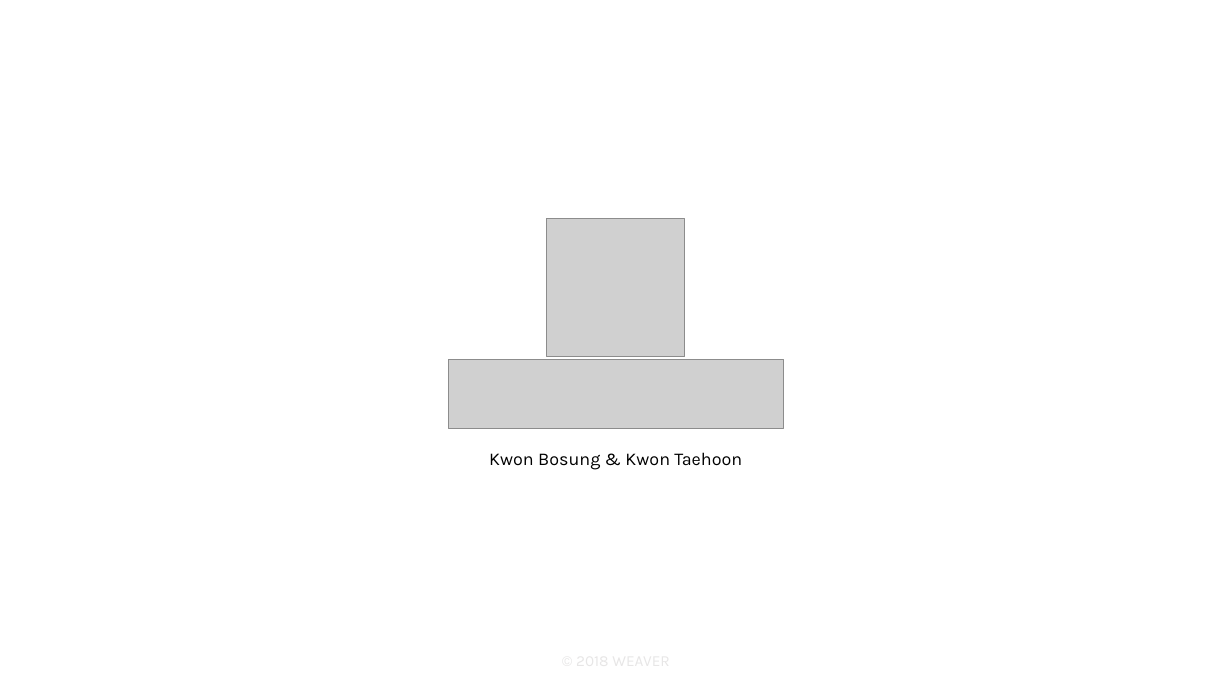
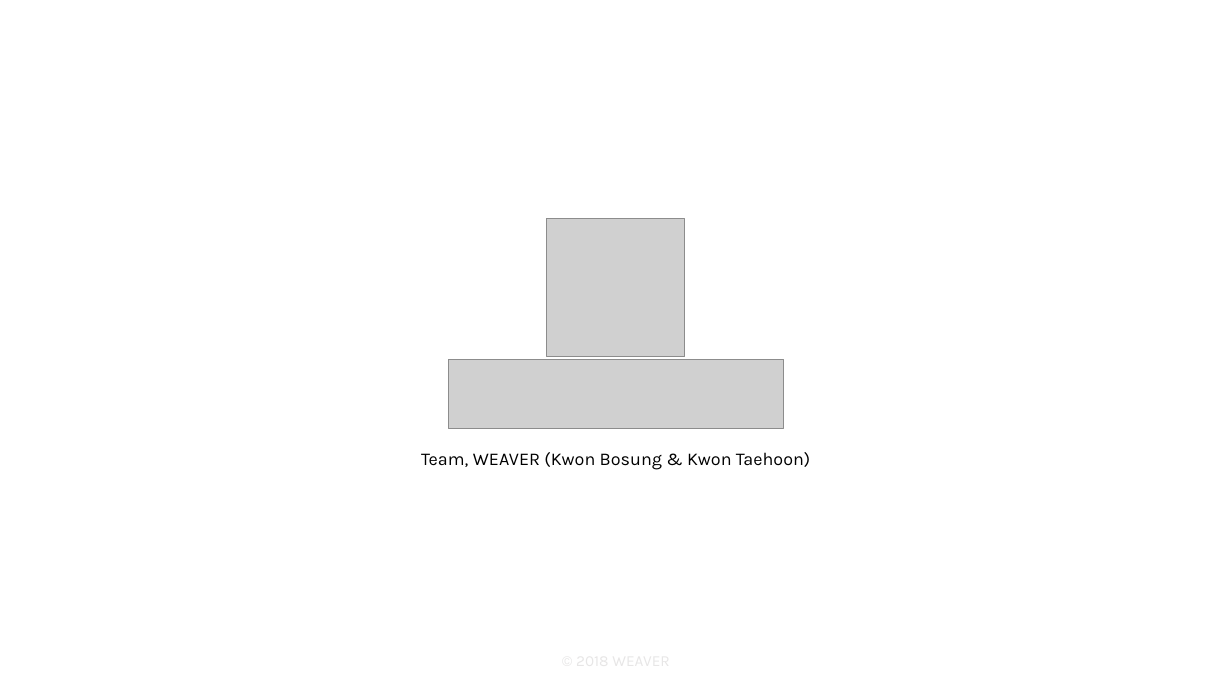
Before and after one commit to taevel02/new-weaver-sw, a slide deck: slide 1 of docs/presentation.pptx. Drawn at 1232x693 pixels with LibreOffice and Linux fonts; fonts in the diff are those of the drawing; grey boxes stand for pictures. Boxes give left, top, right and bottom in pixels: in the first picture for what was removed or moved away, otherwise in the second. Text is boxed around its words. In the diff, an @@ line names an element or a change of style, - is before the commit and + after.

Commit message:
edit team name

```diff
--- a/docs/presentation.pptx
+++ b/docs/presentation.pptx
@@ text at [421, 452, 810, 470]: text changed @@
-Kwon Bosung & Kwon Taehoon
+Team, WEAVER (Kwon Bosung & Kwon Taehoon)
```
